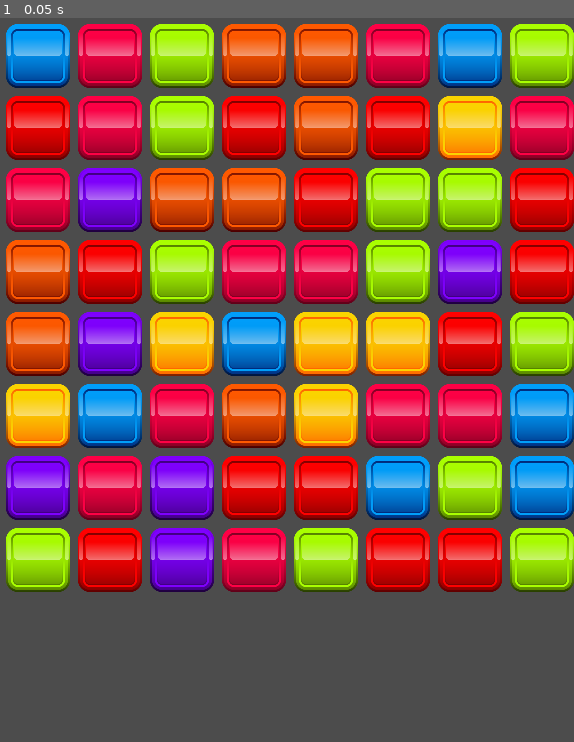
Above: before the commit, frame 1.
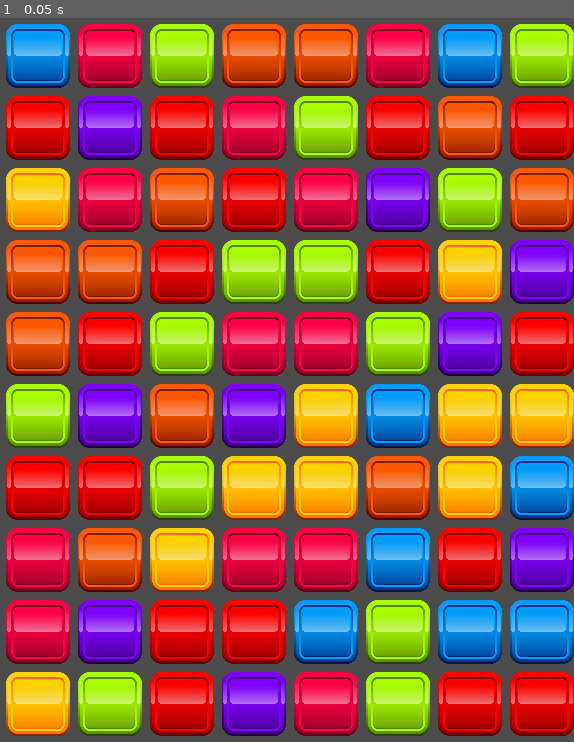
Above: after the commit, the same moment.

Repository: jacob-hart/match-three
Game: Godot game, scene res://scenes/game_window.tscn
Two runs of this game, one before a commit and one after it. Both use one fixed random seed, a clock stepped at 60 frames per second and the inputs below.
Inputs:
- Up to frame 1 (0.05 s): no input

The runs differ from the first frame. In frame 1, 59% of the frame differs, in the area x 1-100%, y 10-100%.

Commit message:
Removed redundant pass statements and fixed grid dimensions

Diff:
--- a/scripts/grid.gd
+++ b/scripts/grid.gd
@@ -1,4 +1,5 @@
 extends Node2D
+
 export (int) var width_in_blocks
 export (int) var height_in_blocks
 
@@ -29,13 +30,12 @@
 func _ready():
 	blocks = make_2D_array()
 	populate_grid()
-	pass
 
 func make_2D_array():
 	var array = []
-	for i in width_in_blocks:
+	for i in height_in_blocks:
 		array.append([])
-		for j in height_in_blocks:
+		for j in width_in_blocks:
 			array[i].append(null)
 	return array
 
@@ -53,7 +53,7 @@
 			add_child(new_block)
 			new_block.position = grid_to_pixel(i, j)
 			blocks[i][j] = new_block
-	pass
+
 
 func match_at(row, column, block_color):
 	if row >= 2:
@@ -66,7 +66,6 @@
 				return true
 	return false
 
-
 func grid_to_pixel(row, column):
 	var new_x = x_start_position + offset * column
 	var new_y = y_start_position + offset * row
@@ -78,7 +77,7 @@
 	return Vector2(abs(row), abs(column))
 
 func is_in_grid(row, column):
-	return (column >= 0 && column < height_in_blocks && row >= 0 && row < width_in_blocks)
+	return (column >= 0 && column < width_in_blocks && row >= 0 && row < height_in_blocks)
 
 func get_user_touch_input():
 	if Input.is_action_just_pressed("ui_touch"):
@@ -93,7 +92,6 @@
 		if is_in_grid(grid_position.x, grid_position.y) && is_controlling_block:
 			swap_blocks(pixel_to_grid(touch_begin.x, touch_begin.y), grid_position)
 			is_controlling_block = false
-	pass
 
 func swap_blocks(first_block_grid, second_block_grid):
 	if first_block_grid.distance_to(second_block_grid) <= 1:
@@ -106,8 +104,6 @@
 		blocks[second_block_grid.x][second_block_grid.y] = first_block
 		first_block.position = grid_to_pixel(second_block_grid.x, second_block_grid.y)
 		second_block.position = grid_to_pixel(first_block_grid.x, first_block_grid.y)
-	pass
 
 func _process(delta):
 	get_user_touch_input()
-	pass
